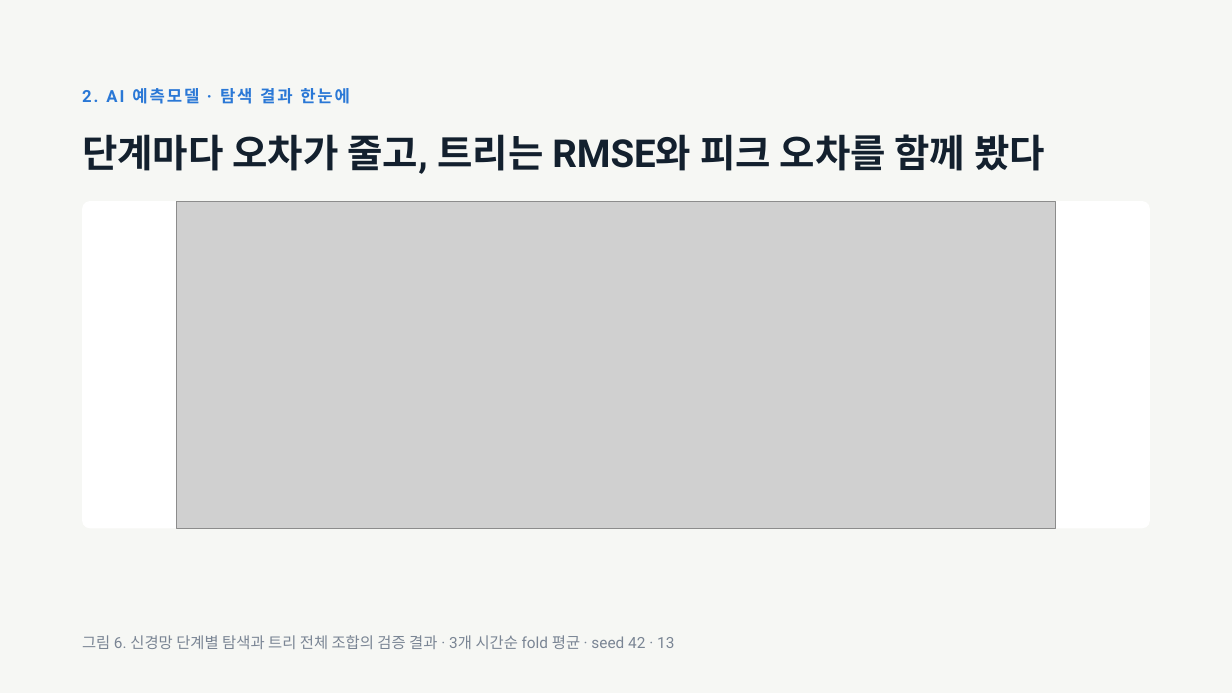
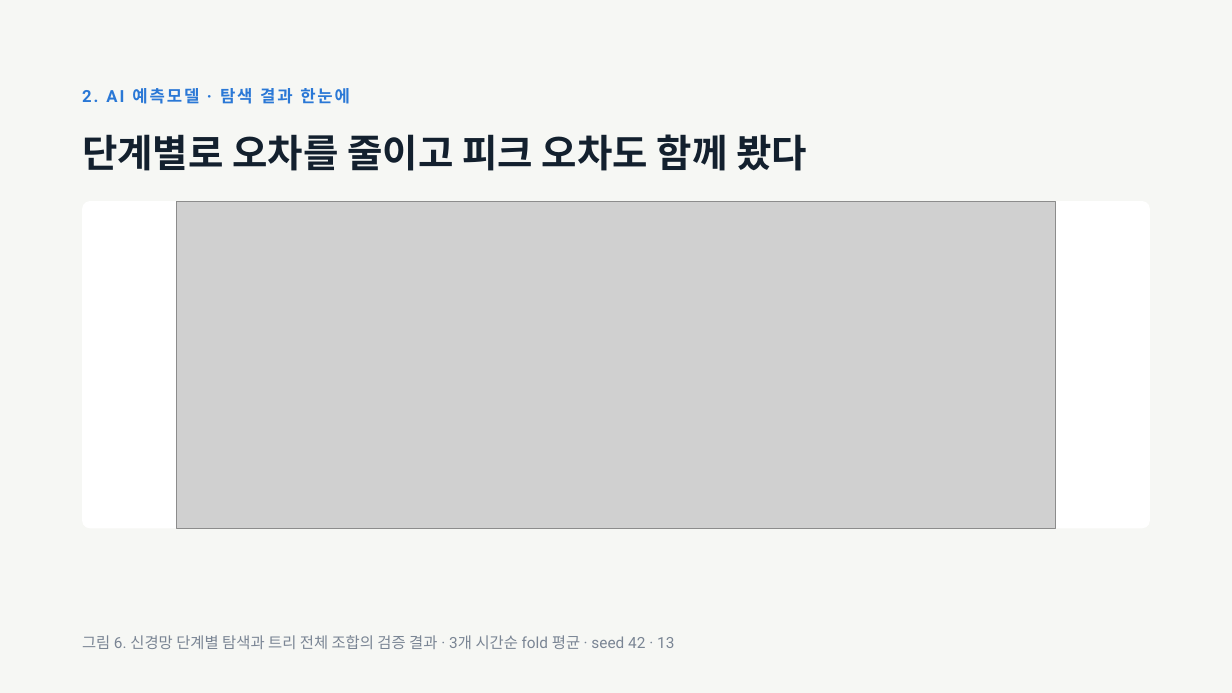
Before and after one commit to jgi0117/KAMP-Competition, a slide deck: slide 13 of docs/presentation/OKM 전력 피크 예측 발표.pptx. Drawn at 1232x693 pixels with LibreOffice and Linux fonts; fonts in the diff are those of the drawing; grey boxes stand for pictures. Boxes give left, top, right and bottom in pixels: in the first picture for what was removed or moved away, otherwise in the second. Text is boxed around its words. In the diff, an @@ line names an element or a change of style, - is before the commit and + after.

```diff
--- a/docs/presentation/OKM 전력 피크 예측 발표.pptx
+++ b/docs/presentation/OKM 전력 피크 예측 발표.pptx
@@ title at (82, 134, 807, 171): text changed @@
-단계마다 오차가 줄고, 트리는 RMSE와 피크 오차를 함께 봤다
+단계별로 오차를 줄이고 피크 오차도 함께 봤다
```
Also in this commit, not shown: 12 other slides changed.
